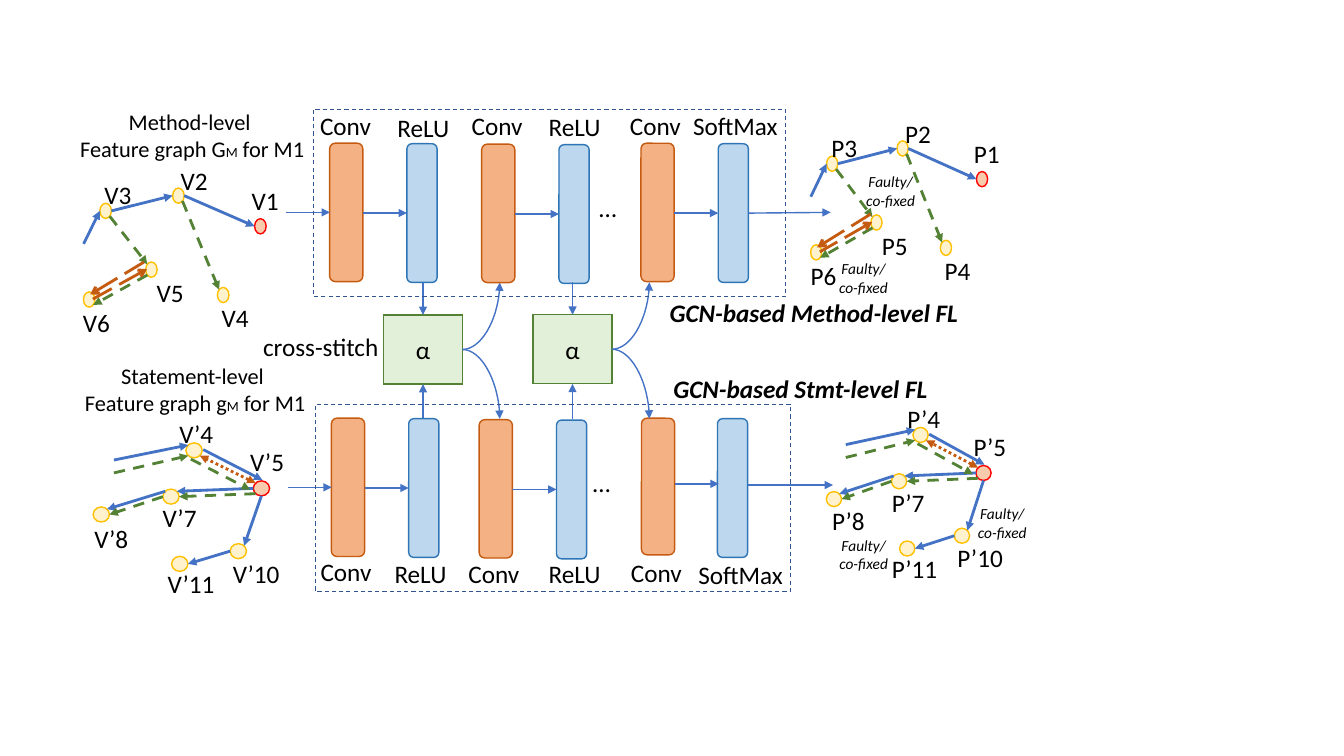
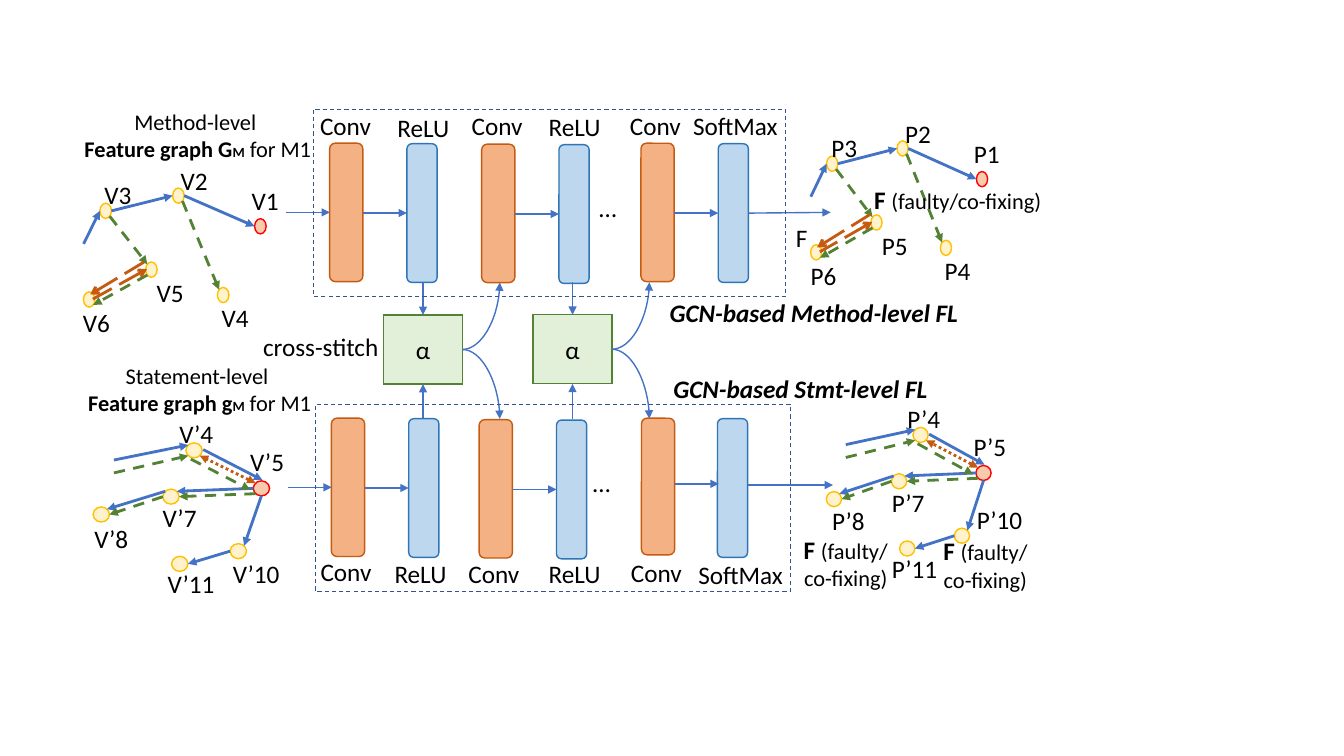
Before and after one commit to tien-n-nguyen/fixlocator, a slide deck: slide 20 of Figures.pptx. Drawn at 1344x756 pixels with LibreOffice and Linux fonts; fonts in the diff are those of the drawing. Boxes give left, top, right and bottom in pixels: in the first picture for what was removed or moved away, otherwise in the second. Text is boxed around its words. In the diff, an @@ line names an element or a change of style, - is before the commit and + after.

Commit message:
fixing the faulty/co-fixing

```diff
--- a/Figures.pptx
+++ b/Figures.pptx
@@ text at (x1=84, y1=141, x2=311, y2=161): bold on in "Feature graph GM" @@
@@ text at (x1=874, y1=190, x2=1041, y2=215): text changed; size 11 to 16 pt; italic off @@
-Faulty/
-co-fixed
+F (faulty/co-fixing)
@@ text added at (x1=796, y1=230, x2=808, y2=247), 18 pt, text #000000 @@
+F
@@ text removed at (x1=839, y1=263, x2=888, y2=295) @@
-Faulty/
-co-fixed
@@ text at (x1=88, y1=395, x2=311, y2=415): bold on in "Feature graph gM" @@
@@ text "P’10" moved from (x1=957, y1=549, x2=1002, y2=567) to (x1=977, y1=511, x2=1022, y2=529) @@
@@ text at (x1=804, y1=542, x2=888, y2=590): text changed; size 11 to 16 pt; italic off @@
-Faulty/
-co-fixed
+F (faulty/
+co-fixing)
@@ text at (x1=943, y1=540, x2=1028, y2=592): text changed; size 11 to 16 pt; italic off @@
-Faulty/
-co-fixed
+F (faulty/
+co-fixing)
```
Also in this commit, not shown: 2 other files.
